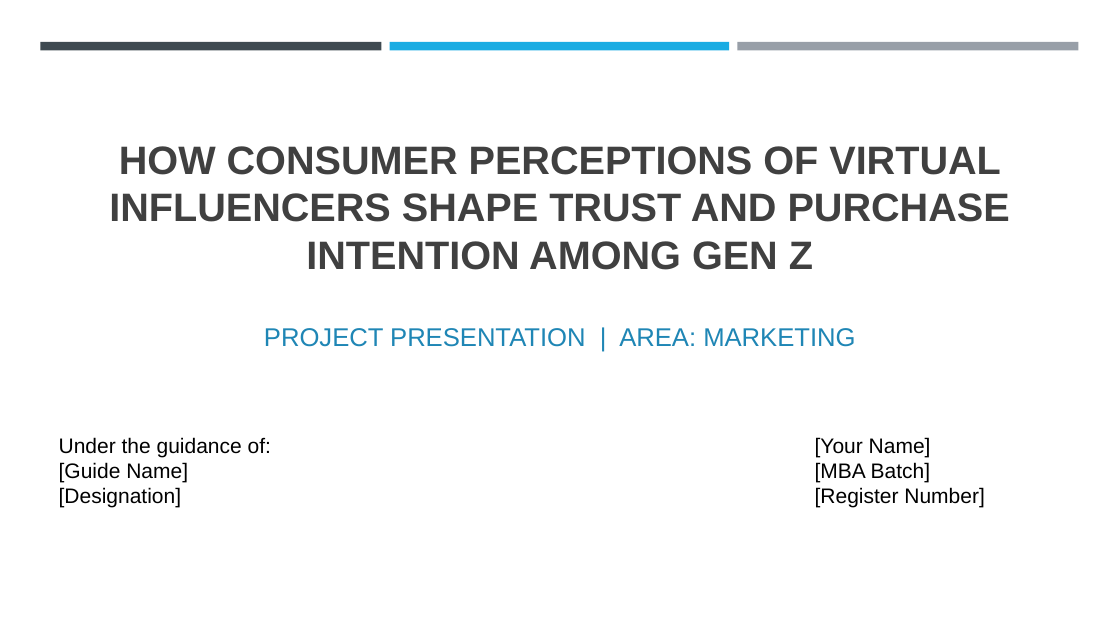
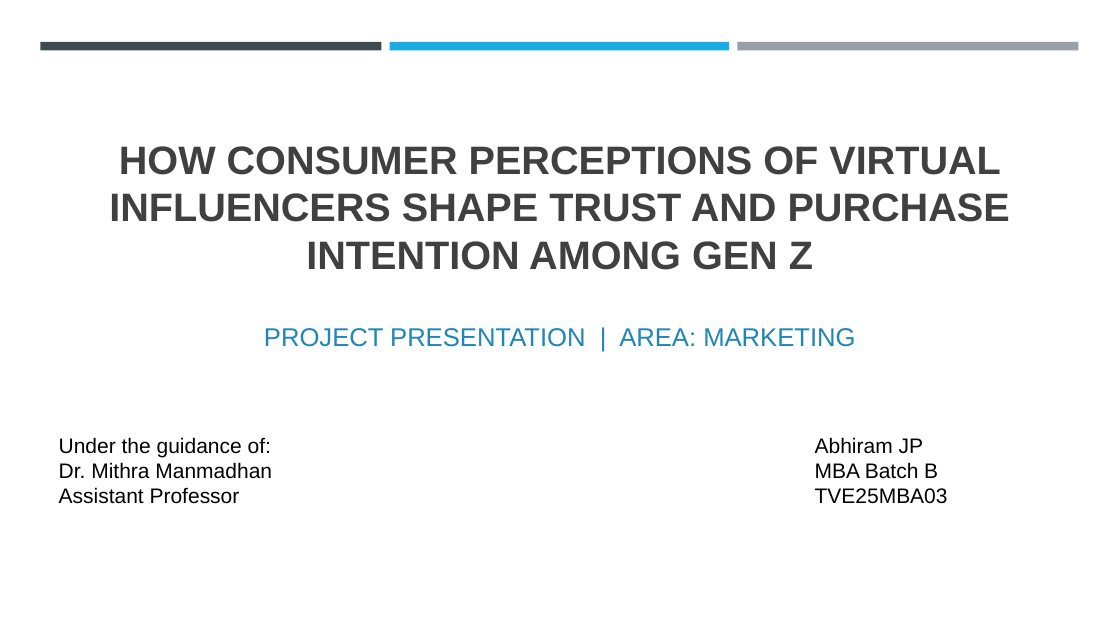
Before and after one commit to Abhiramjayan-versiert/AJ-Claude-, a slide deck: slide 1 of presentation/Virtual_Influencers_Trust_Purchase_Intention_GenZ.pptx. Drawn at 1120x630 pixels with LibreOffice and Linux fonts; fonts in the diff are those of the drawing. Boxes give left, top, right and bottom in pixels: in the first picture for what was removed or moved away, otherwise in the second. Text is boxed around its words. In the diff, an @@ line names an element or a change of style, - is before the commit and + after.

```diff
--- a/presentation/Virtual_Influencers_Trust_Purchase_Intention_GenZ.pptx
+++ b/presentation/Virtual_Influencers_Trust_Purchase_Intention_GenZ.pptx
@@ text at (x1=815, y1=437, x2=948, y2=504): text changed @@
-[Your Name]
-[MBA Batch]
-[Register Number]
+Abhiram JP
+MBA Batch B
+TVE25MBA03
@@ text at (x1=59, y1=462, x2=272, y2=504): text changed @@
-  [Guide Name]
-  [Designation]
+  Dr. Mithra Manmadhan
+  Assistant Professor
```
